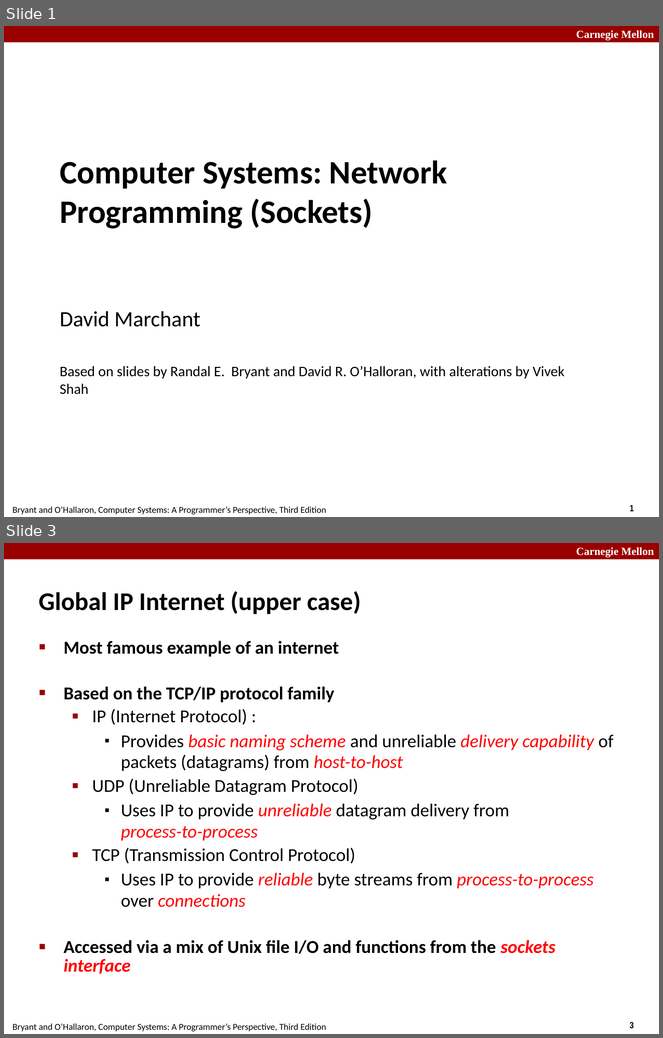
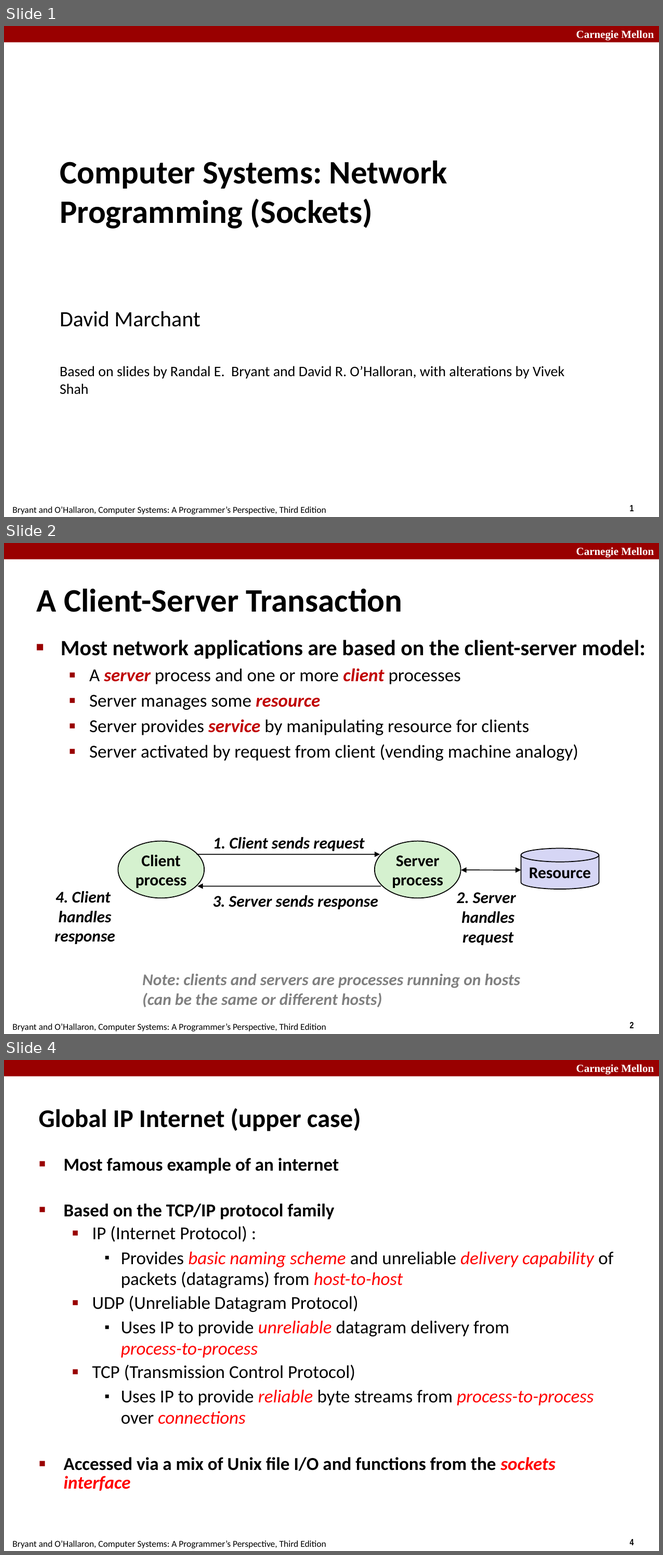
Before and after one commit to diku-compSys/compSys-e2021-pub, a slide deck: lectures/211101_network_programming/slides.odp. Shown one above the other, each under a label of ours: slides 1 and 3 before the commit, slides 1, 2 and 4 after it; the slides between them are not shown. The pictures are 663x1038 and 663x1555 pixels, drawn with LibreOffice and Linux fonts; fonts in the diff are those of the drawing. Boxes give left, top, right and bottom in pixels: in the first picture for what was removed or moved away, otherwise in the second. Text is boxed around its words. In the diff, an @@ line names an element or a change of style, - is before the commit and + after.

```diff
--- a/lectures/211101_network_programming/slides.odp
+++ b/lectures/211101_network_programming/slides.odp
@@ slide 2 added at [4, 543, 659, 1034], background #FFFFFF; not listed: 4 template elements that a slide beside it also shows @@
@@ title added at [37, 588, 403, 612], 36 pt, text #000000, bold @@
+A Client-Server Transaction
@@ text added at [61, 640, 646, 761], 20 pt, text #000000 @@
+■ Most network applications are based on the client-server model:
+  ▪ A server process and one or more client processes
+  ▪ Server manages some resource
+  ▪ Server provides service by manipulating resource for clients
+  ▪ Server activated by request from client (vending machine analogy)
@@ text added at [213, 837, 364, 851], 18 pt, text #000000, bold, italic @@
+1. Client sends request
@@ ellipse added at [118, 841, 205, 898], fill #D5F1CF, outline #000000 0.99 pt, 18 pt, text #000000, bold @@
+Client
+process
@@ ellipse added at [375, 841, 461, 898], fill #D5F1CF, outline #000000 0.99 pt, 18 pt, text #000000, bold @@
+Server
+process
@@ cylinder added at [521, 848, 599, 889], fill #D6D6F5, outline #000000 0.99 pt, 18 pt, text #000000, bold @@
+Resource
@@ arrow added from (196, 855) to (380, 855), #000000 0.99 pt @@
@@ double arrow added from (461, 870) to (521, 871), #000000 0.99 pt @@
@@ text added at [54, 891, 115, 944], 18 pt, text #000000, bold, italic @@
+4. Client
+handles
+response
@@ arrow added from (382, 886) to (197, 886), #000000 0.99 pt @@
@@ text added at [213, 896, 378, 910], 18 pt, text #000000, bold, italic @@
+3. Server sends response
@@ text added at [456, 892, 516, 945], 18 pt, text #000000, bold, italic @@
+2. Server
+handles
+request
@@ text added at [142, 974, 521, 1008], 18 pt, text #808080, bold, italic @@
+Note: clients and servers are processes running on hosts
+(can be the same or different hosts)
@@ what was slide 3 is now slide 4 @@
@@ page number at [630, 1539, 634, 1546]: text changed @@
-3
+4
```
Also in this commit, not shown: 3 slides changed, 14 other slides added, 6 slides removed, 3 other files.
